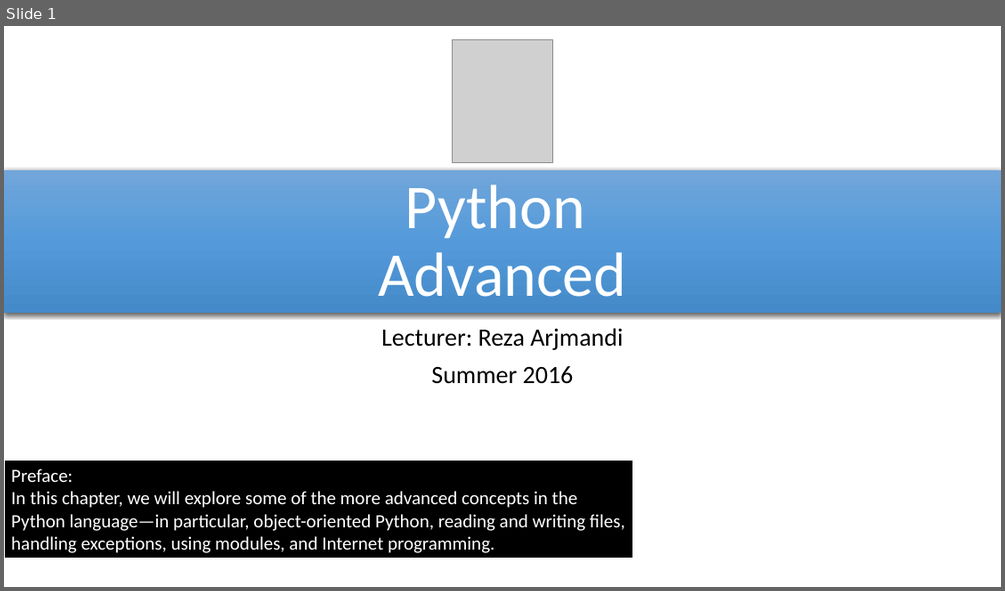
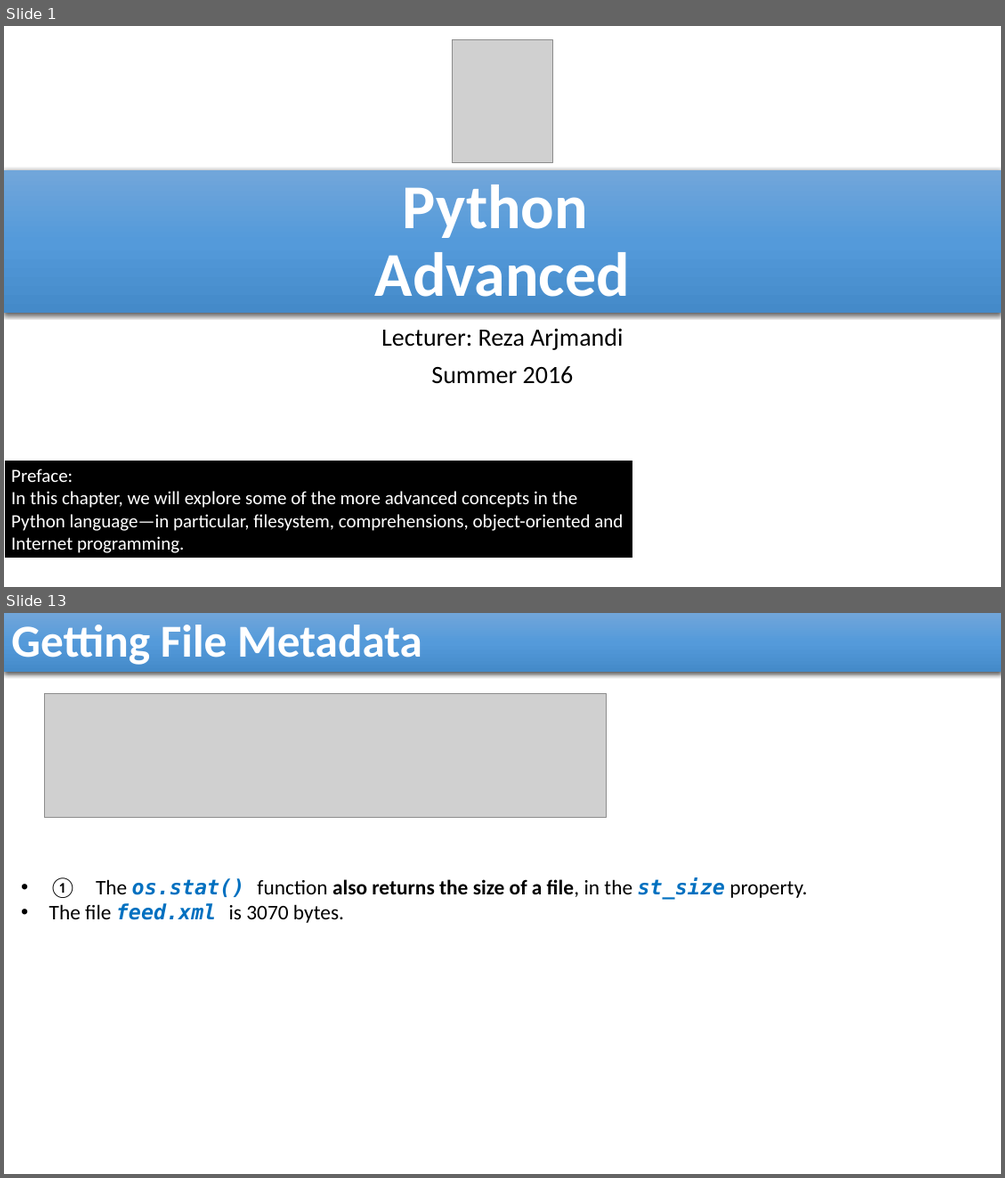
Before and after one commit to reza-arjmandi/rpi-course, a slide deck: session4/presentaion/Python_Advanced.pptx. Shown one above the other, each under a label of ours: slide 1 before the commit, slides 1 and 13 after it; the slides between them are not shown. The pictures are 1005x591 and 1005x1178 pixels, drawn with LibreOffice and Linux fonts; fonts in the diff are those of the drawing; grey boxes stand for pictures. Boxes give left, top, right and bottom in pixels: in the first picture for what was removed or moved away, otherwise in the second. Text is boxed around its words. In the diff, an @@ line names an element or a change of style, - is before the commit and + after.

Commit message:
Python_Advanced presentation file updated

```diff
--- a/session4/presentaion/Python_Advanced.pptx
+++ b/session4/presentaion/Python_Advanced.pptx
@@ slide 13 added at [4, 613, 1001, 1174], background #FFFFFF @@
@@ rectangle added at [4, 613, 1001, 672], fill gradient #71A6DB to #559BDB to #448ACA, 44 pt, text #FFFFFF, bold @@
+Getting File Metadata
@@ picture added at [44, 694, 606, 817] @@
@@ text added at [49, 877, 807, 923], 20 pt, text #000000, bold @@
+• ① The os.stat() function also returns the size of a file, in the st_size property.
+• The file feed.xml is 3070 bytes.
@@ slide 1 changed as well @@
@@ title "Python Advanced" at [4, 170, 1001, 313]: bold on @@
@@ text in rectangle at [11, 491, 623, 553]: text changed @@
-In this chapter, we will explore some of the more advanced concepts in the Python language—in particular, object-oriented Python, reading and writing files, handling exceptions, using modules, and Internet programming.
+In this chapter, we will explore some of the more advanced concepts in the Python language—in particular, filesystem, comprehensions, object-oriented and Internet programming.
```
Also in this commit, not shown: 22 other slides changed, 27 other slides added.
